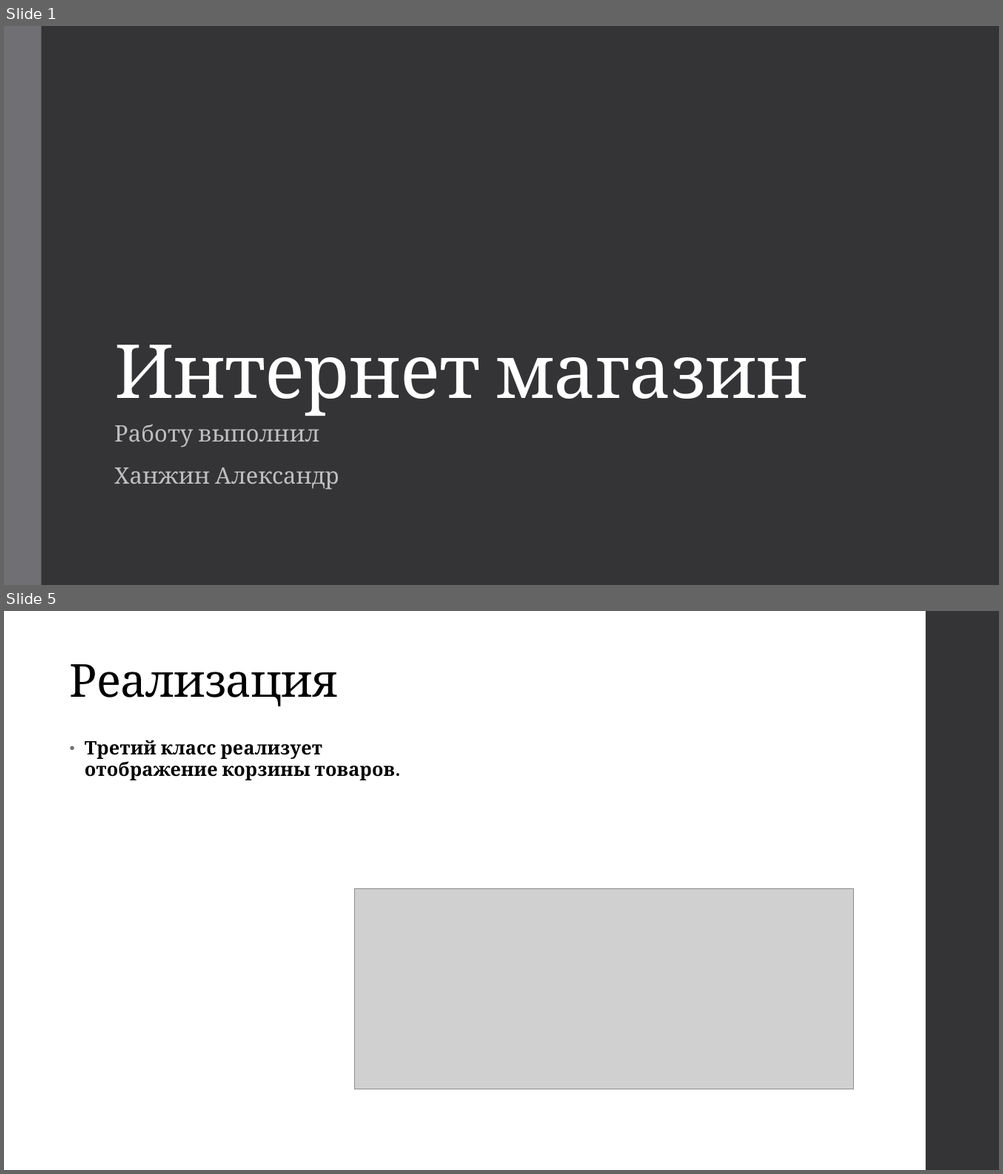
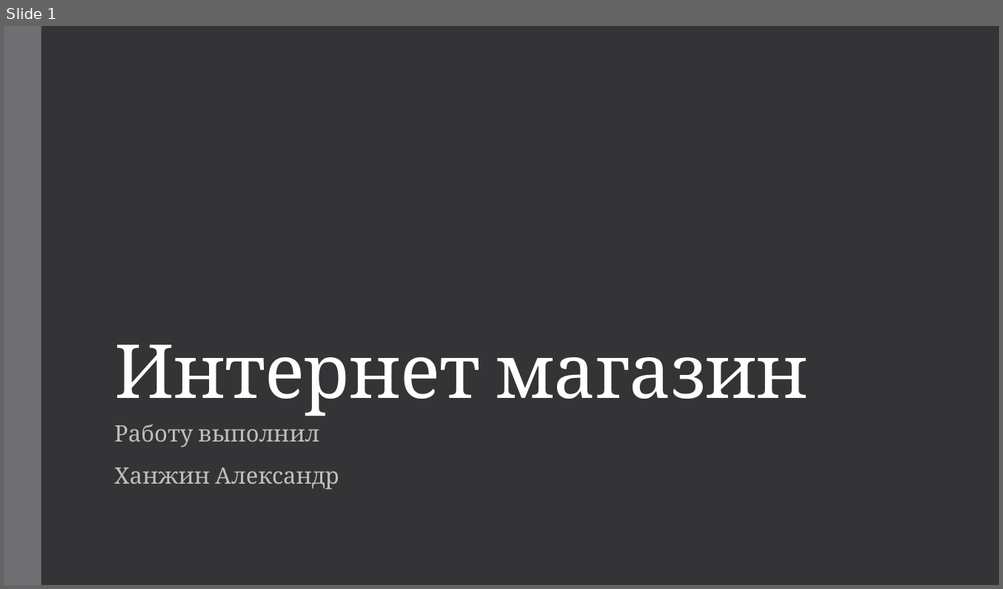
Before and after one commit to Asklit/WebOnlineStore, a slide deck: documents/online_store.pptx. Shown one above the other, each under a label of ours: slides 1 and 5 before the commit, slide 1 after it; the slides between them are not shown. The pictures are 1003x1174 and 1003x589 pixels, drawn with LibreOffice and Linux fonts; fonts in the diff are those of the drawing; grey boxes stand for pictures. Boxes give left, top, right and bottom in pixels: in the first picture for what was removed or moved away, otherwise in the second. Text is boxed around its words. In the diff, an @@ line names an element or a change of style, - is before the commit and + after.

```diff
--- a/documents/online_store.pptx
+++ b/documents/online_store.pptx
@@ slide 5 removed at box(4, 611, 999, 1170), background #FFFFFF @@
@@ rectangle removed at box(925, 611, 999, 1170) @@
@@ title removed at box(70, 664, 338, 706) @@
-Реализация
@@ text removed at box(85, 740, 395, 780) @@
-• Третий класс реализует отображение корзины товаров.
@@ picture removed at box(355, 889, 853, 1089) @@
```
Also in this commit, not shown: 7 slides changed, 1 slide added, 2 other slides removed.
